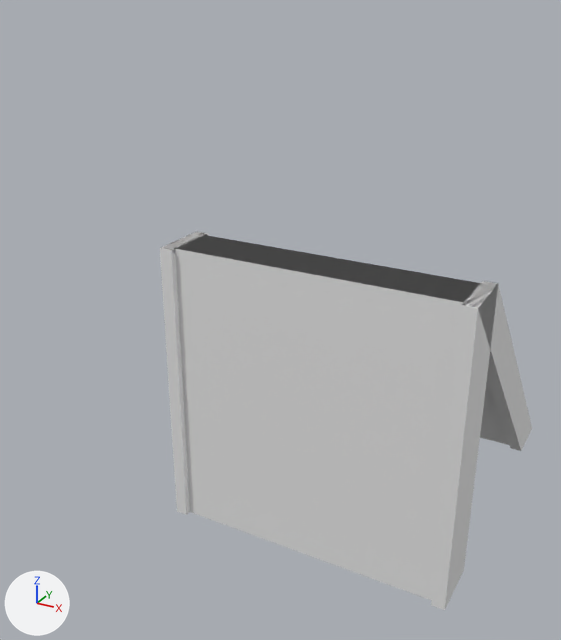
Two versions of the COLLADA model Assets/Models/ConveyerBelt.dae, one commit apart.
Before and after are seen from a 50 mm camera at (0.94, -1.83, 1.27) aimed at (-0.18, 0.2, 0.25). Arrows for +X, +Y and +Z are at lower left; the lights stay in place. The first picture is the older version. Where no turn or scale is listed for an object, it has been applied to the vertices.

Names of what the first picture shows: 'Belt_Flat', 'Belt_Rise', 'Flat', 'Rise'.
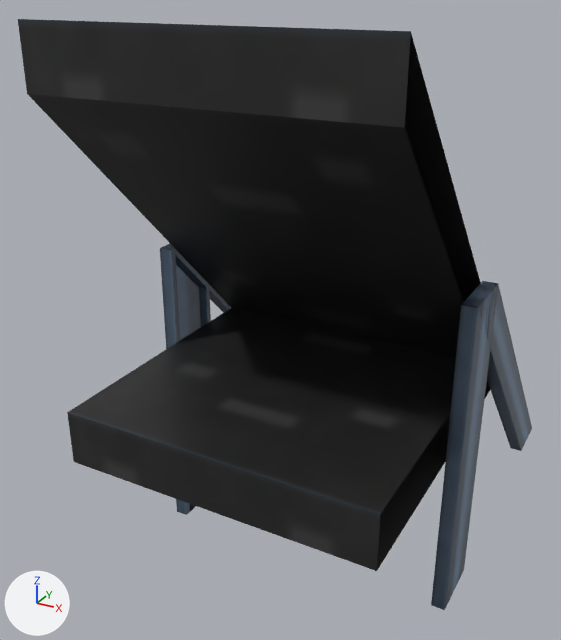
Where the newer file only moved an object's origin or applied its transform, the numbers keep the older frame.

What the commit changed:
Picture 'ConveyerBelt.png' (img_conveyerbelt_png) is new.
Material '材质2' (mat_材质2) is new.
Its texture is img_conveyerbelt_png.
Material '材质' (mat_材质) is new.
Its texture is img_conveyerbelt_png.
me_flat_002 has 24 vertices, 36 faces and spans x -0.5..0.5, y -0.5..0.5, z 0.005..1.205.
me_flat_002 is used by ob_rise; location (0.0, 0.0, 0.0); rotation (-1.571, 0.0, 0.0), in degrees (-90, 0, 0).
me_flat_002 part 1: the loose piece of 12 vertices spanning x -0.5..-0.457, y -0.5..0.5, z 0.005..1.205 is rebuilt with 12 vertices and now spans x -0.5..-0.457, y -0.5..0.5, z 0.005..1.205, in mat_材质 (picture img_conveyerbelt_png).
me_flat_002 part 2: the loose piece of 12 vertices spanning x 0.457..0.5, y -0.5..0.5, z 0.005..1.205 is rebuilt with 12 vertices and now spans x 0.457..0.5, y -0.5..0.5, z 0.005..1.205, in mat_材质 (picture img_conveyerbelt_png).
me_flat_002 gains material mat_材质 (picture img_conveyerbelt_png).
me_flat_003 is used by ob_belt_rise; location (0.0, 0.0, 0.0).
me_flat_003 had 8 vertices, 8 faces and spanned x -0.457..0.457, y 0.025..1.185, z -0.5..0.5.
me_flat_003 now has 8 vertices, 8 faces and spans x -0.457..0.457, y -0.5..0.5, z 0.025..1.185.
me_flat_003 part 3: the whole mesh is multiplied about the mesh origin by the matrix ((-1.0, 0.0, 0.0), (0.0, 0.0, 1.0), (0.0, 1.0, 0.0)).
me_flat_003 gains material mat_材质2 (picture img_conveyerbelt_png).
me_flat has 24 vertices, 36 faces and spans x -0.5..0.5, y -0.5..0.5, z 0.005..0.205.
me_flat is used by ob_flat; location (0.0, 0.0, 0.0); rotation (-1.571, 0.0, 0.0), in degrees (-90, 0, 0).
me_flat part 4: 10 faces spanning x -0.5..0.5, y -0.5..0.5, z 0.005..0.205 switch from no material to mat_材质 (picture img_conveyerbelt_png).
me_flat_001 is used by ob_belt_flat; location (0.0, 0.0, 0.0).
me_flat_001 had 8 vertices, 8 faces and spanned x -0.457..0.457, y 0.025..0.185, z -0.5..0.5.
me_flat_001 now has 8 vertices, 8 faces and spans x -0.457..0.457, y -0.5..0.5, z 0.025..0.185.
me_flat_001 part 5: the whole mesh is multiplied about the mesh origin by the matrix ((-1.0, 0.0, 0.0), (0.0, 0.0, 1.0), (0.0, 1.0, 0.0)).
me_flat_001 gains material mat_材质2 (picture img_conveyerbelt_png).
Object 'Rise' (ob_rise) turns from (-90, 0, 0) to (90, 0, 180) degrees about x, y and z.
Object 'Flat' (ob_flat) turns from (-90, 0, 0) to (90, 0, 180) degrees about x, y and z.

Pixel boxes [x1, y1, x2, y2] of what changed, in the pictures (561 x 640 px):
'Belt_Rise', recoloured, reshaped (41% wider, 74% taller): before [175, 235, 509, 445]; after [18, 19, 489, 386]
'Belt_Flat', recoloured, reshaped (47% wider, 26% shorter): before [175, 246, 463, 600]; after [67, 308, 490, 571]
'Flat', surface changed, turned: before [160, 231, 498, 610]; after [160, 244, 498, 610]
'Rise', turned, recoloured (darker): before [166, 233, 532, 451]; after [171, 249, 532, 451]
part 1 of me_flat_002, rebuilt: before [166, 233, 209, 254]; after [464, 283, 532, 451]
part 2 of me_flat_002, rebuilt: before [472, 281, 532, 451]; after [171, 249, 231, 313]
part 4 of me_flat, recoloured: before [161, 232, 498, 308]; after [161, 248, 498, 511]
